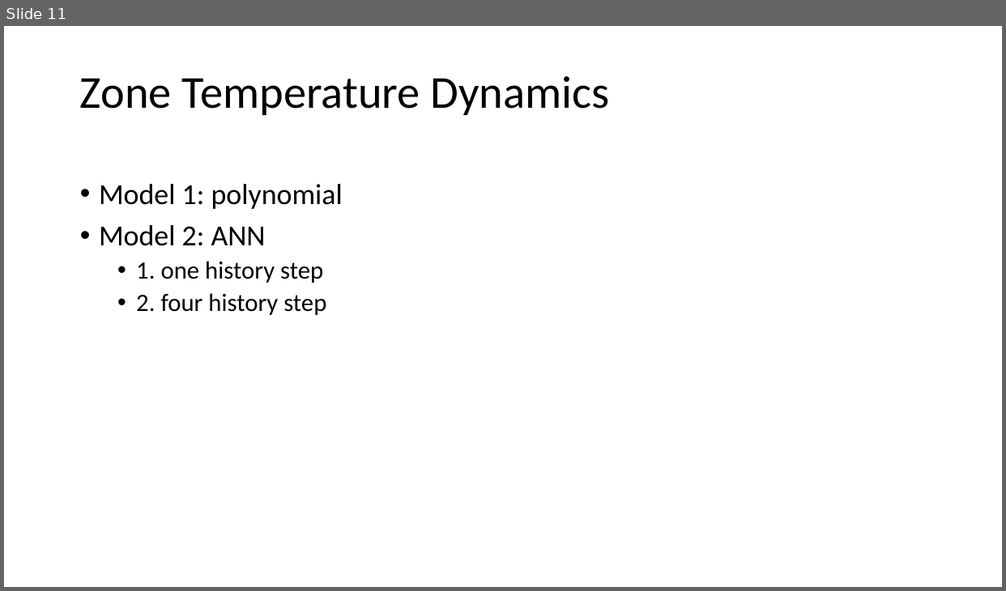
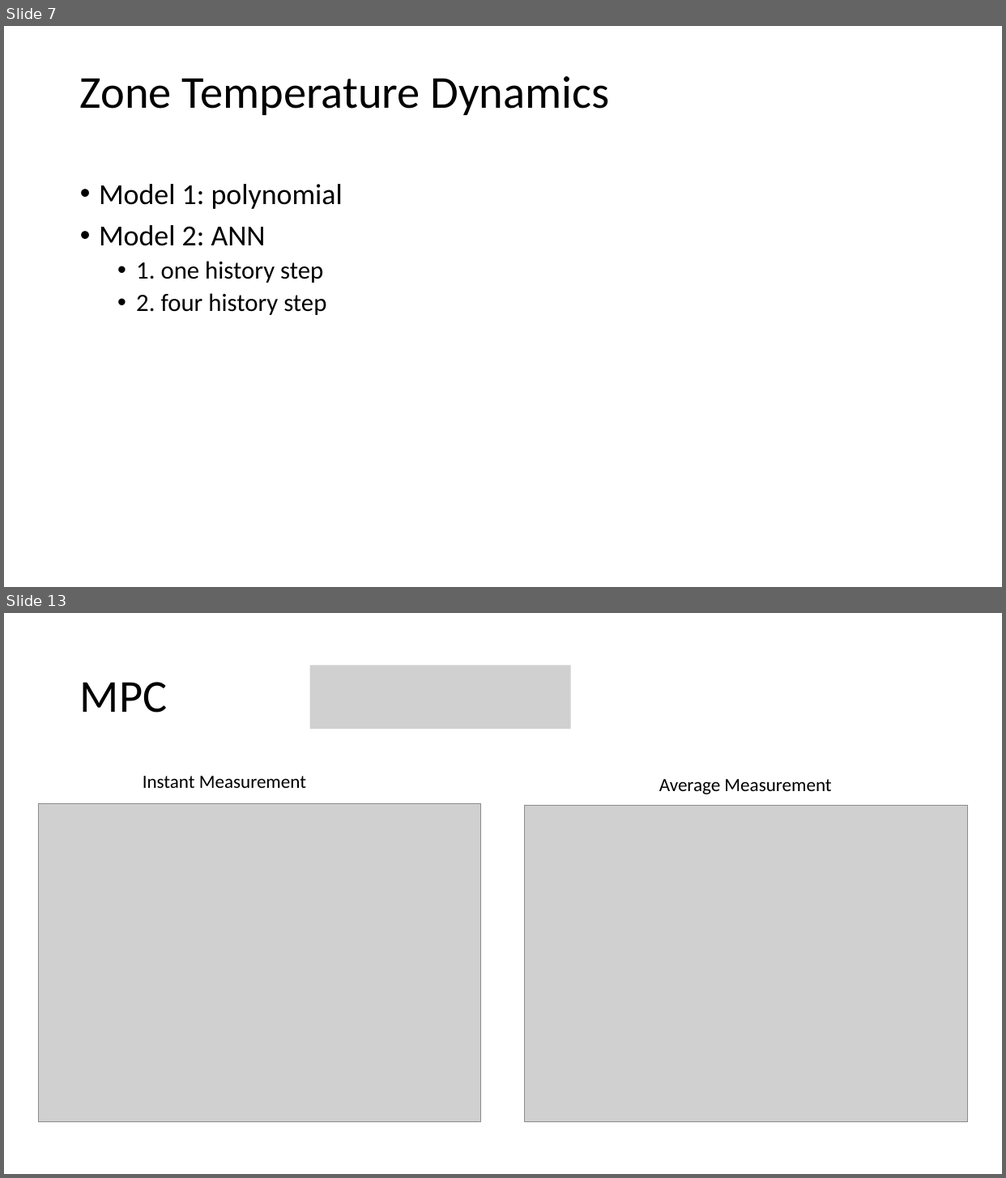
Before and after one commit to YangyangFu/mpc-drl-tl, a slide deck: meeting/20210323.pptx. Shown one above the other, each under a label of ours: slide 11 before the commit, slides 7 and 13 after it; the slides between them are not shown. The pictures are 1006x591 and 1006x1178 pixels, drawn with LibreOffice and Linux fonts; fonts in the diff are those of the drawing; grey boxes stand for pictures. Boxes give left, top, right and bottom in pixels: in the first picture for what was removed or moved away, otherwise in the second. Text is boxed around its words. In the diff, an @@ line names an element or a change of style, - is before the commit and + after.

```diff
--- a/meeting/20210323.pptx
+++ b/meeting/20210323.pptx
@@ slide 13 added at (4, 613, 1002, 1174), background #FFFFFF @@
@@ title added at (80, 682, 167, 713), 44 pt, text #000000 @@
+MPC
@@ picture added at (310, 666, 572, 729) @@
@@ text added at (143, 776, 306, 788), 18 pt, text #000000 @@
+Instant Measurement
@@ text added at (659, 779, 831, 794), 18 pt, text #000000 @@
+Average Measurement
@@ picture added at (39, 804, 482, 1122) @@
@@ picture added at (525, 806, 968, 1122) @@
@@ what was slide 11 is now slide 7 @@
```
Also in this commit, not shown: 3 slides changed, 2 other slides added, 4 slides removed.
